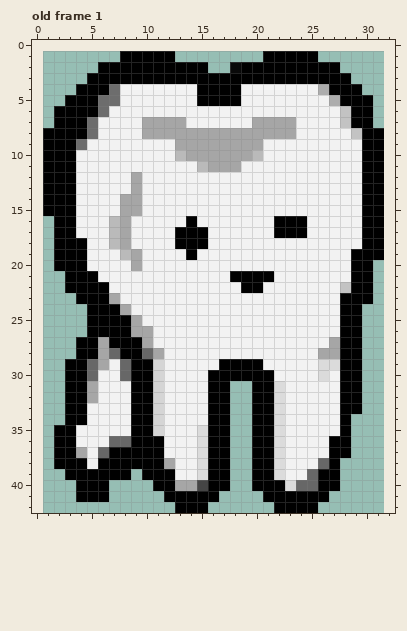
File history of a pixel-art file, Assets/Characters/Player/Rooth_backe.aseprite. The picture above is the old version.
31x42 pixels, 3 frames. Colours within 5 levels of each other are drawn and written as one. Shown: old frame 1. The old version is drawn lined up with the new one, on the new canvas. The commit also changed other frames, which this record leaves out.
Now the later version:
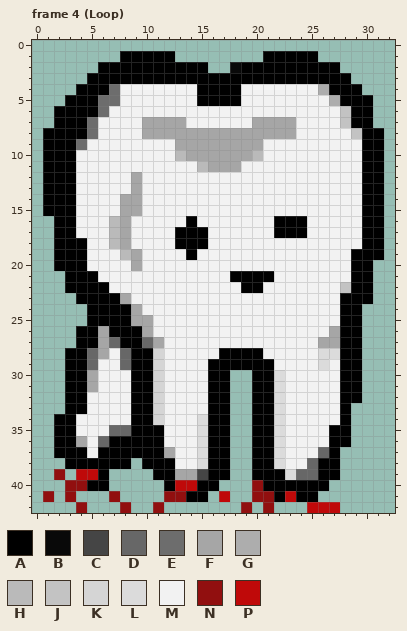
Palette (. is transparent): A #000000  B #090909  C #454545  D #676767  E #6d6d6d  F #a6a6a6  G #adadad  H #bababa  J #c3c3c3  K #d5d5d5  L #dbdbdb  M #f2f2f2  N #910f0f  P #bf0909
A new or re-ordered frame is compared with the old frame closest to it.
Commit: animation talking added
The exact change:
canvas 31x42 -> 33x43, the old top-left corner now at 1,1
frames 3 -> 11
--- frame 4 (Loop) is new; against old frame 1
@@ x 0..32 @@
 22 ...AAAAMMMMMMMMMMMMAAMMMMMMMJAA..
-23 ....AAAFMMMMMMMMMMMMMMMMMMMMAAA..
-24 .....AAAFMMMMMMMMMMMMMMMMMMMAA...
-25 .....AAAAFMMMMMMMMMMMMMMMMMMAA...
-26 .....AAAAFFMMMMMMMMMMMMMMMMMAA...
-27 ....AAFAAAFMMMMMMMMMMMMMMMMFAA...
-28 ....AAFDAADFMMMMMMMMMMMMMMFFAA...
-29 ...AADFMDAAKMMMMMAAAAMMMMMLLAA...
-30 ...AADMMDAAKMMMMAAAAAAMMMMLMAA...
+23 ....AAAAFMMMMMMMMMMMMMMMMMMMAAA..
+24 .....AAAAFMMMMMMMMMMMMMMMMMMAA...
+25 .....AAAAFFMMMMMMMMMMMMMMMMMAA...
+26 ....AAFAAAFMMMMMMMMMMMMMMMMFAA...
+27 ....AAFDAADFMMMMMMMMMMMMMMFFAA...
+28 ...AADFMDAAKMMMMMAAAAMMMMMLLAA...
+29 ...AADMMDAAKMMMMAAAAAAMMMMLMAA...
+30 ...AAFMMMAAKMMMMAA..AALMMMMMAA...
 31 ...AAFMMMAAKMMMMAA..AALMMMMMAA...
-32 ...AAFMMMAAKMMMMAA..AALMMMMMAA...
-33 ...AAMMMMAAKMMMMAA..AALMMMMMAA...
-34 ...AAMMMMAAKMMMMAA..AALMMMMMA....
-35 ..AAMMMMMAAKMMMLAA..AALMMMMMA....
-36 ..AAMMMDDAAAMMMLAA..AALMMMMAA....
-37 ..AAFMDAAAAAMMMLAA..AALMMMMAA....
-38 ..AAAMAAAAAAFMMLAA..AALMMMDA.....
-39 ...AAAAAA.AAAMMLAA..AALMMDAA.....
-40 ....AAA....AAFFCAA..AAALDDAA.....
-41 ....AAA.....AAAAA....AAAAAA......
-42 .............AAA......AAAA.......
+32 ...AAMMMMAAKMMMMAA..AALMMMMMAA...
+33 ...AAMMMMAAKMMMMAA..AALMMMMMA....
+34 ..AAMMMMMAAKMMMLAA..AALMMMMMA....
+35 ..AAMMMDDAAAMMMLAA..AALMMMMAA....
+36 ..AAFMDAAAAAMMMLAA..AALMMMMAA....
+37 ..AAAMAAAAAAFMMLAA..AALMMMDA.....
+38 ...AAAAAA.AAAMMLAA..AALMMDAA.....
+39 ..N.PPA....AAFFCAA..AAALDDAA.....
+40 ...NNAA.....APPAA...NAAAAAA......
+41 .N.N...N....NNAA.P..NNAPAA.......
+42 ....N...N..N.......N.N...PPP.....
